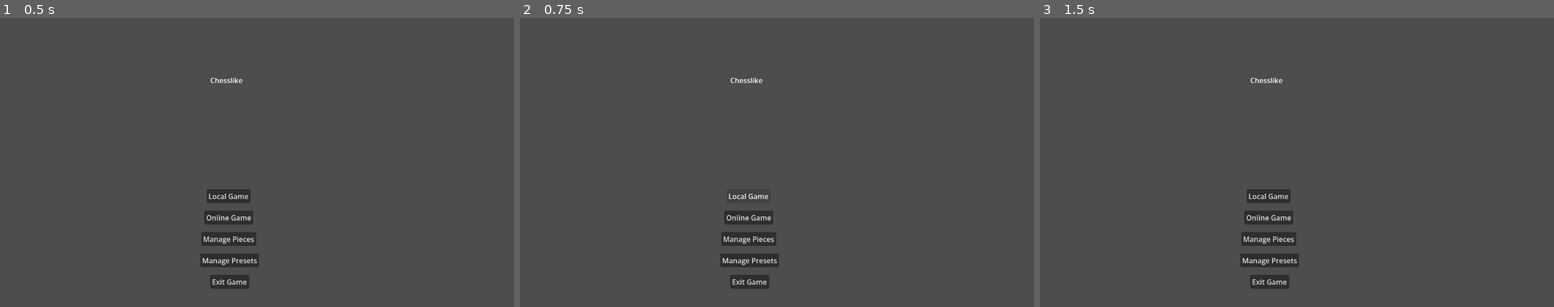
Above: before the commit, frames 1-3 (left to right).
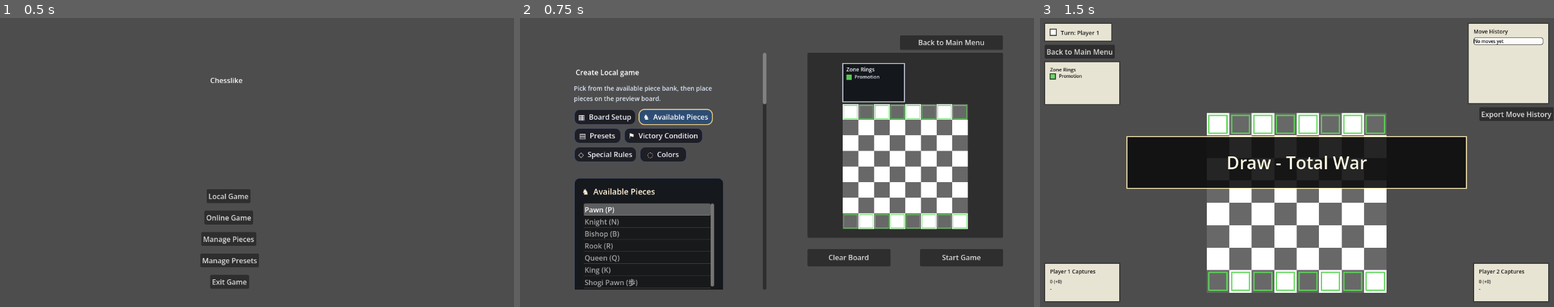
Above: after the commit, the same moments.

Repository: LeoHolman/chesslike
Game: Godot game, scene res://Scenes/MainMenu.tscn
The game is run twice, just before and just after one commit, with the same random seed, the same clock (stepped at 60 frames per second) and the same inputs.
Inputs (mouse positions are in pixels of both pictures, inside the frame that each line leads up to):
- Up to frame 1 (0.5 s): no input
- Up to frame 2 (0.75 s): click "Local Game" at 0.5 s
- Up to frame 3 (1.5 s): click (1482, 257) at 1.25 s, where only the run after the commit has a clickable "Start Game"

Frame 1 is identical in both runs. In frame 2, 43% of the frame differs, in the area x 10-94%, y 6-94%; in frame 3, 40%.

Commit message:
fix: starting muster automaically enables drop pieces rule

Diff:
--- a/Scripts/local_game_menu.gd
+++ b/Scripts/local_game_menu.gd
@@ -202,7 +202,7 @@
 	"piece_dropping": ["CaptureToDropPoolCheckBox"],
 	"piece_stacking": [],
 	"enable_territory": ["TerritoryRowsSpinBox"],
-	"enable_muster": ["TerritoryRowsSpinBox"],
+	"enable_muster": [],
 	"limit_army_strength": ["UnbalancedArmiesCheckBox", "ArmyStrengthCapSpinBox", "WhiteArmyStrengthCapSpinBox", "BlackArmyStrengthCapSpinBox"],
 	"enable_spell_cards": ["SpellHandSizeSpinBox", "SpellUnbalancedHandSizesCheckBox", "SpellHandSizeWhiteSpinBox", "SpellHandSizeBlackSpinBox", "RandomSpellCardsCheckBox", "SpellAllowDuplicatesCheckBox", "SpellDrawReplacementAfterCastCheckBox", "SpellAssignCardOption", "AvailableSpellCardsScroll"]
 }
@@ -747,10 +747,13 @@
 
 	var territory_page = _make_rule_page()
 	territory_page.add_child(_layout_existing_control(enable_territory_check_box, true))
-	territory_page.add_child(_layout_existing_control(enable_muster_check_box, true))
 	territory_page.add_child(_make_labeled_row(territory_rows_label, territory_rows_spin_box))
 	_register_special_rule_page("enable_territory", territory_page)
-	_register_special_rule_page("enable_muster", territory_page)
+
+	var muster_page = _make_rule_page()
+	muster_page.add_child(_layout_existing_control(enable_muster_check_box, true))
+	muster_page.add_child(_make_rule_note("Territory row depth is configured under the Territory rule."))
+	_register_special_rule_page("enable_muster", muster_page)
 
 	var army_page = _make_rule_page()
 	army_page.add_child(_layout_existing_control(limit_army_strength_check_box, true))
@@ -792,6 +795,14 @@
 	label.text = _icon_text("•", text)
 	label.add_theme_font_size_override("font_size", 14)
 	label.add_theme_color_override("font_color", Color(0.94, 0.95, 0.98, 1.0))
+	return label
+
+func _make_rule_note(text: String) -> Label:
+	var label = Label.new()
+	label.autowrap_mode = TextServer.AUTOWRAP_WORD_SMART
+	label.text = text
+	label.add_theme_font_size_override("font_size", 12)
+	label.add_theme_color_override("font_color", Color(0.78, 0.82, 0.88, 1.0))
 	return label
 
 func _icon_text(icon: String, text: String) -> String:
@@ -1978,6 +1989,10 @@
 	_refresh_preview()
 
 func _on_territory_controls_toggled(_is_enabled: bool) -> void:
+	if enable_muster_check_box != null and enable_muster_check_box.button_pressed and enable_territory_check_box != null and not enable_territory_check_box.button_pressed:
+		enable_territory_check_box.button_pressed = true
+	if enable_muster_check_box != null and enable_muster_check_box.button_pressed and not piece_dropping_check_box.button_pressed:
+		piece_dropping_check_box.button_pressed = true
 	_update_territory_controls_visibility()
 	_refresh_special_rules_ui_state()
 	_refresh_preview()
Not shown, changed: ideas.md
